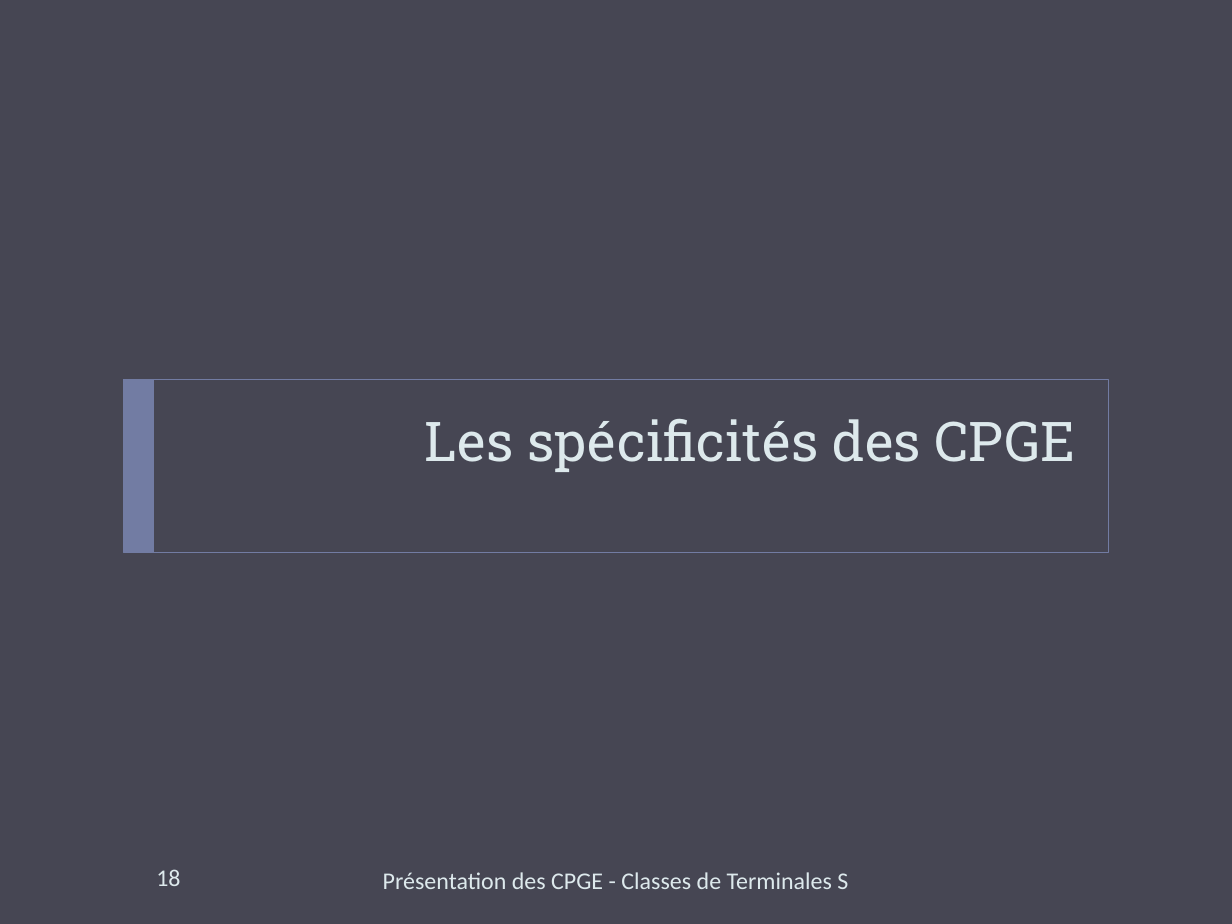
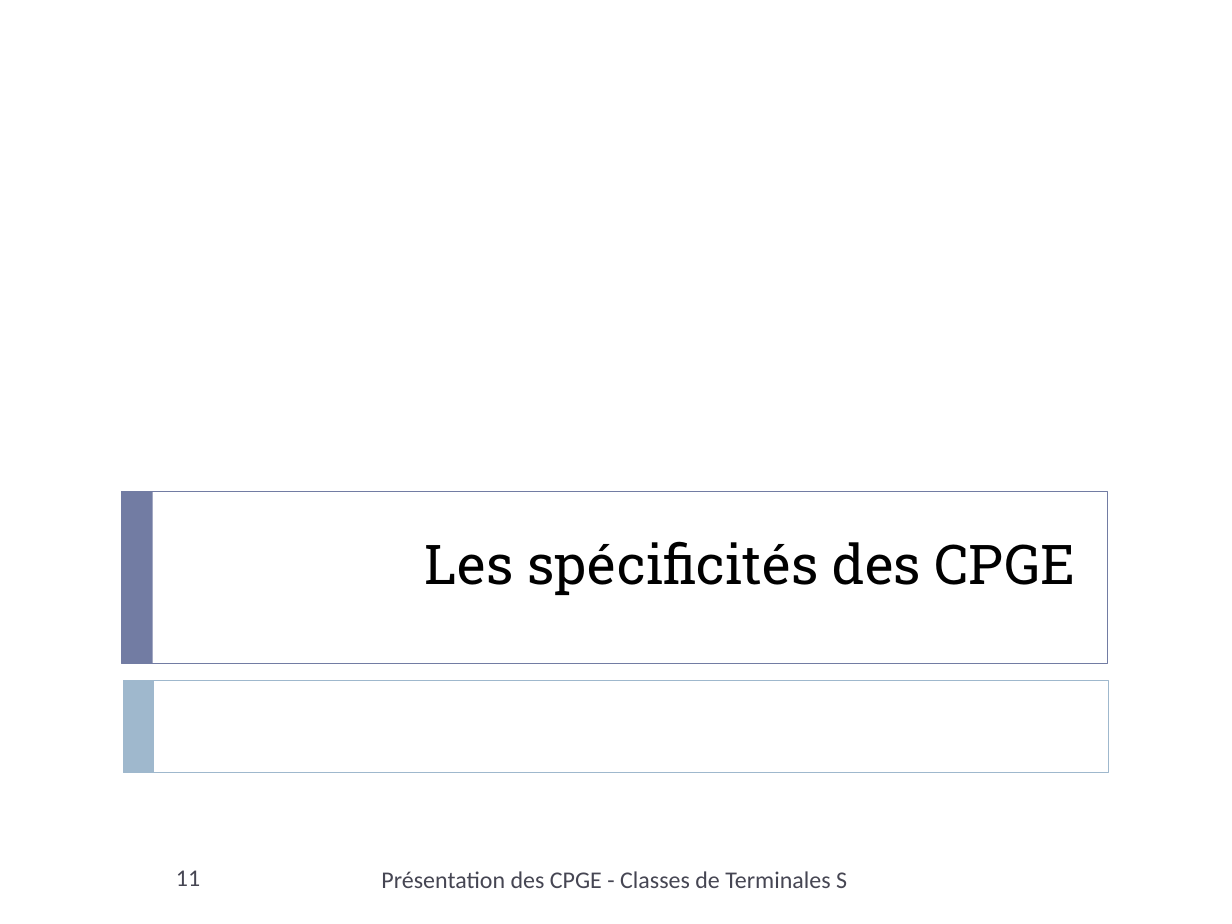
Before and after one commit to xpessoles/Orientation, a slide deck: slide 11 of Rouviere/PresentationCPGE_Terminale_2014.pptx (slide 18 before the commit). Drawn at 1232x924 pixels with LibreOffice and Linux fonts; fonts in the diff are those of the drawing. Boxes give left, top, right and bottom in pixels: in the first picture for what was removed or moved away, otherwise in the second. Text is boxed around its words. In the diff, an @@ line names an element or a change of style, - is before the commit and + after.

```diff
--- a/Rouviere/PresentationCPGE_Terminale_2014.pptx
+++ b/Rouviere/PresentationCPGE_Terminale_2014.pptx
@@ background #464653 to #FFFFFF @@
@@ rectangle: place and size @@
-rectangle at <box>123,379,1109,552</box>
+rectangle at <box>122,492,1108,664</box>
@@ rectangle: place and size @@
-rectangle at <box>123,379,154,552</box>
+rectangle at <box>122,492,153,664</box>
@@ title "Les spécificités des CPGE": place and size @@
-title "Les spécificités des CPGE" at <box>425,419,1075,472</box>
+title "Les spécificités des CPGE" at <box>425,541,1075,595</box>
@@ title "Les spécificités des CPGE" at <box>425,541,1075,595</box>: text colour #DDE9EC to #000000 @@
@@ rectangle added at <box>123,680,1109,772</box>, outline #9FB8CD 0.5 pt @@
@@ rectangle added at <box>123,680,154,772</box>, fill #9FB8CD @@
@@ text "Présentation des CPGE - Classes ..." at <box>381,871,847,888</box>: text colour #DDE9EC to #464653 @@
@@ page number at <box>176,870,200,886</box>: text changed; text colour #DDE9EC to #464653 @@
-18
+11
```
Also in this commit, not shown: 9 other slides changed, 1 slide added, 11 slides removed.
